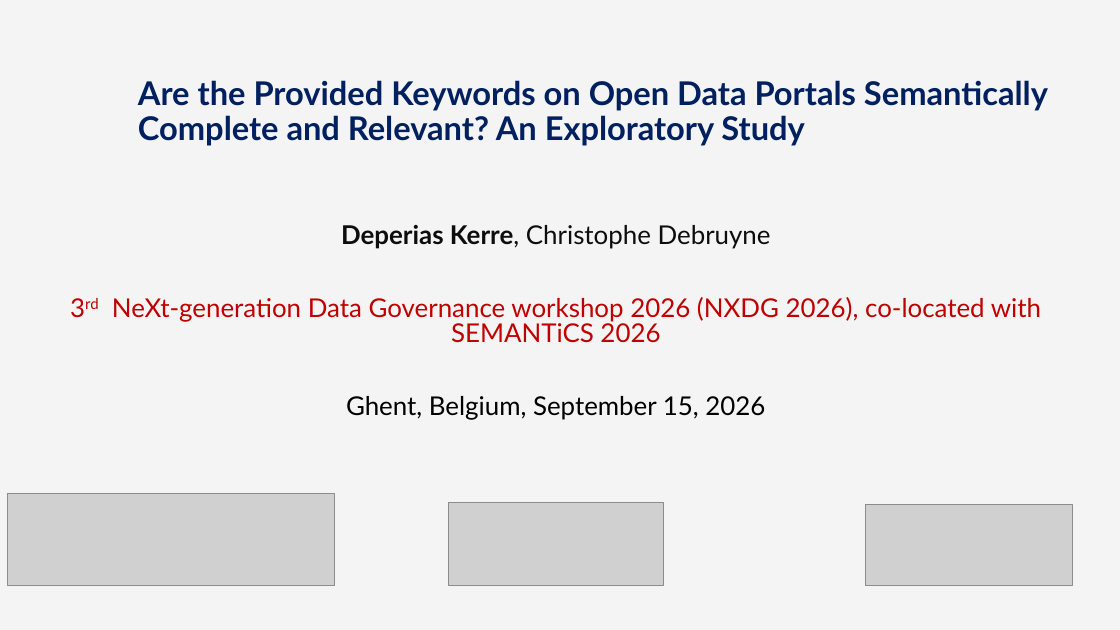
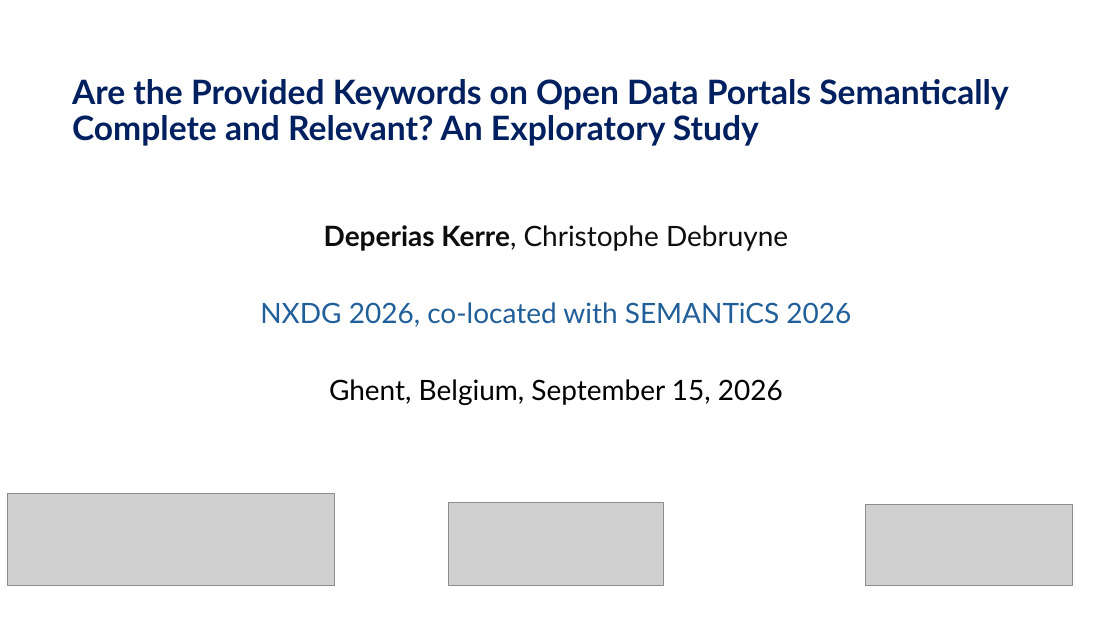
Before and after one commit to DeperiasKerre/deperiaskerre.github.io, a slide deck: slide 1 of slides/nxdg_2026_Deperias.pptx. Drawn at 1120x630 pixels with LibreOffice and Linux fonts; fonts in the diff are those of the drawing; grey boxes stand for pictures. Boxes give left, top, right and bottom in pixels: in the first picture for what was removed or moved away, otherwise in the second. Text is boxed around its words. In the diff, an @@ line names an element or a change of style, - is before the commit and + after.

```diff
--- a/slides/nxdg_2026_Deperias.pptx
+++ b/slides/nxdg_2026_Deperias.pptx
@@ background #D1D1D1 at 23% opacity to #FFFFFF @@
@@ title "Are the Provided Keywords on ...": place and size @@
-title "Are the Provided Keywords on ..." at [138, 80, 1048, 146]
+title "Are the Provided Keywords on ..." at [72, 79, 1008, 146]
@@ title "Are the Provided Keywords on ..." at [72, 79, 1008, 146]: size 28 to 28.8 pt @@
@@ subtitle at [324, 225, 788, 405]: size 22.2 to 24 pt in "Deperias Kerre, Christophe Debruyne", "Ghent, Belgium, September 15, 2026" @@
@@ subtitle at [260, 302, 851, 327]: text changed; size 22.2 to 24 pt; text colour #C00000 to #215F9A @@
-3rd NeXt-generation Data Governance workshop 2026 (NXDG 2026), co-located with SEMANTiCS 2026
+NXDG 2026, co-located with SEMANTiCS 2026
```
Also in this commit, not shown: 17 other slides changed, 3 slides added.
